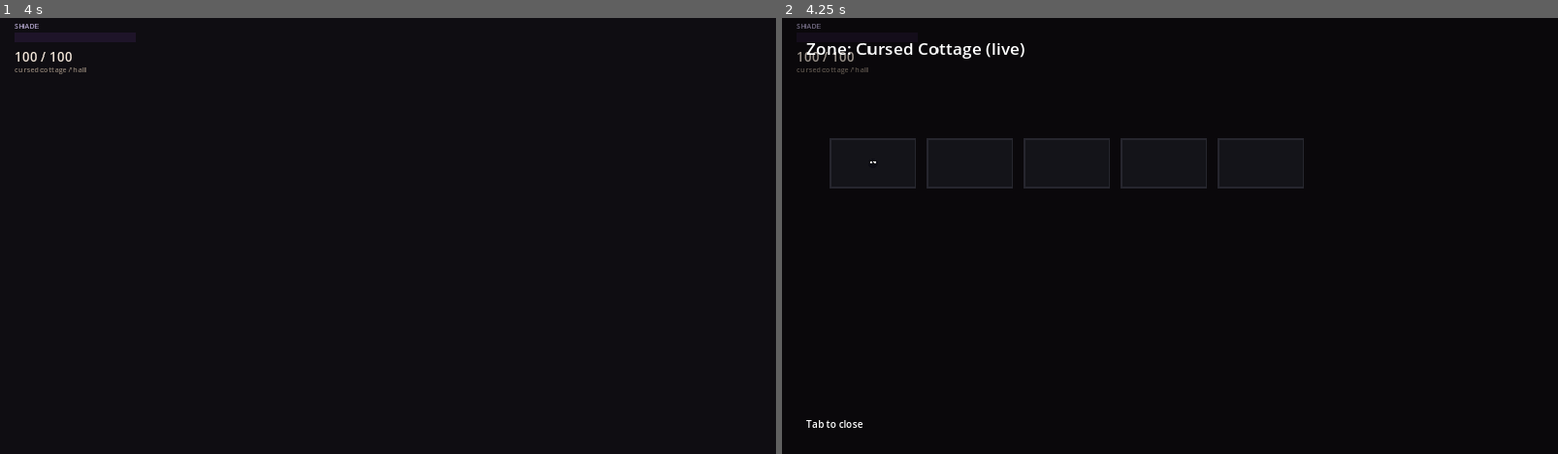
Above: before the commit, frames 1-2 (left to right).
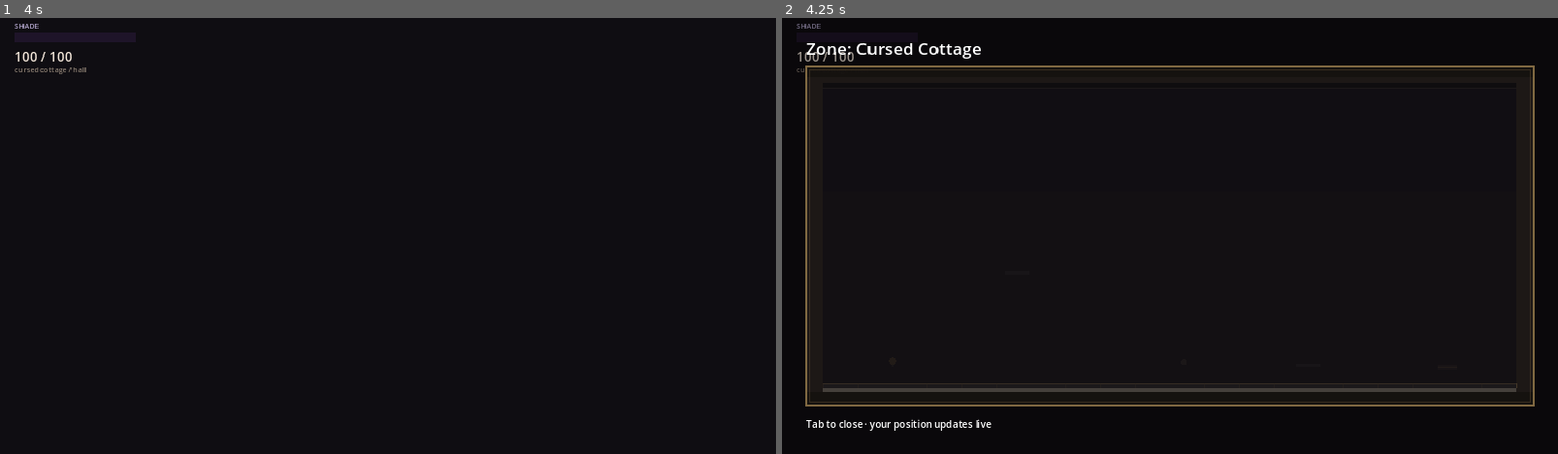
Above: after the commit, the same moments.

Repository: lukezhang2/Eclipseborn
Game: Godot game, scene res://scenes/ui/GameUI.tscn
Two runs of this game, one before a commit and one after it. Both use one fixed random seed, a clock stepped at 60 frames per second and the inputs below. This scene is started directly instead of the project's main scene.
Inputs (mouse positions are in pixels of both pictures, inside the frame that each line leads up to):
- Up to frame 1 (4 s): tap Enter at 0.5, 2, 3.5 s; move the mouse to (558, 214) at 0.52 s; hold D (move_right) 0.53-1.25 s; hold V (pull) 0.53-1.25 s; click (558, 214) at 0.67 s; tap Space (jump) at 0.77, 1.25, 2.75, 3.77 s; drag from (232, 257) to (349, 323) at 1.27 s; move the mouse to (465, 140) at 2.02 s; hold A (move_left) 2.03-2.75 s; hold S (crouch) 2.03-2.75 s; tap V (pull) at 2.3, 3.8 s; drag from (349, 323) to (155, 170) at 2.77 s; move the mouse to (620, 301) at 3.52 s; hold D (move_right) from 3.53 s (still down); hold Down (look_down) from 3.53 s (still down)
- Up to frame 2 (4.25 s): keep holding D (move_right); keep holding Down (look_down); tap Tab (zone_map) at 4.15 s

Frame 1 is identical in both runs. In frame 2, 3.8% of the frame differs, in the area x 3-97%, y 5-95%.

Commit message:
v0.1.9: continuous zone-map panorama with live player icon.
Replace discrete room rectangles with one side-view picture per zone
so Tab map reads as a continuous strip; player silhouette tracks world x/y.

Co-authored-by: lukezhang <lukezhang2@users.noreply.github.com>

Diff:
--- a/scripts/ui/MapDraw.gd
+++ b/scripts/ui/MapDraw.gd
@@ -1,39 +1,244 @@
 extends Control
-## Draws the zone map rectangles; owned by ZoneMap.
-
-var layout: Array = []
+## Continuous side-view zone picture with a live player icon.
+
+
+var zone_id: String = ""
 var discovered: Array = []
-var current_room: String = ""
-
-
-func set_map_data(p_layout: Array, p_discovered: Array, p_current: String) -> void:
-	layout = p_layout
+var world_x_range: Vector2 = Vector2(0, 4000)
+var world_y_range: Vector2 = Vector2(160, 520)
+var landmarks: Array = [] ## {id, x, y?, kind, label}
+var rooms: Array = [] ## {id, x0, x1} for fog
+var player_world: Vector2 = Vector2.ZERO
+var has_player: bool = false
+
+
+func set_picture_data(
+	p_zone: String,
+	p_discovered: Array,
+	p_x_range: Vector2,
+	p_y_range: Vector2,
+	p_landmarks: Array,
+	p_rooms: Array,
+	p_player: Vector2,
+	p_has_player: bool
+) -> void:
+	zone_id = p_zone
 	discovered = p_discovered
-	current_room = p_current
+	world_x_range = p_x_range
+	world_y_range = p_y_range
+	landmarks = p_landmarks
+	rooms = p_rooms
+	player_world = p_player
+	has_player = p_has_player
 	queue_redraw()
 
 
+func _world_to_map(world: Vector2) -> Vector2:
+	var wr := size
+	if wr.x < 8.0 or wr.y < 8.0:
+		return Vector2.ZERO
+	var pad := Vector2(28, 36)
+	var inner := wr - pad * 2.0
+	var nx := 0.0
+	var ny := 0.5
+	if world_x_range.y > world_x_range.x:
+		nx = clampf((world.x - world_x_range.x) / (world_x_range.y - world_x_range.x), 0.0, 1.0)
+	if world_y_range.y > world_y_range.x:
+		ny = clampf((world.y - world_y_range.x) / (world_y_range.y - world_y_range.x), 0.0, 1.0)
+	return pad + Vector2(nx * inner.x, ny * inner.y)
+
+
+func _room_known(id: String) -> bool:
+	return discovered.has(id)
+
+
+func _x_discovered(world_x: float) -> bool:
+	## A vertical strip is known if any discovered room covers that x.
+	if rooms.is_empty():
+		return true
+	for room in rooms:
+		if not _room_known(str(room.get("id", ""))):
+			continue
+		if world_x >= float(room.get("x0", 0)) and world_x <= float(room.get("x1", 0)):
+			return true
+	return false
+
+
 func _draw() -> void:
-	for room in layout:
-		var r: Rect2 = room["rect"]
-		var id: String = room["id"]
-		var known := discovered.has(id)
-		var color := Color(0.25, 0.28, 0.35) if known else Color(0.08, 0.08, 0.1)
-		var border := Color(0.55, 0.45, 0.3) if known else Color(0.15, 0.15, 0.18)
-		draw_rect(r, color, true)
-		draw_rect(r, border, false, 2.0)
+	var wr := size
+	if wr.x < 8.0 or wr.y < 8.0:
+		return
+	_draw_parchment(wr)
+	_draw_continuous_ground(wr)
+	_draw_landmarks()
+	_draw_fog(wr)
+	_draw_frame(wr)
+	if has_player:
+		_draw_player_icon(_world_to_map(player_world))
+
+
+func _draw_parchment(wr: Vector2) -> void:
+	draw_rect(Rect2(Vector2.ZERO, wr), Color(0.12, 0.1, 0.09, 0.92), true)
+	## Soft vignette bands
+	draw_rect(Rect2(0, 0, wr.x, 18), Color(0.06, 0.05, 0.04, 0.55), true)
+	draw_rect(Rect2(0, wr.y - 22, wr.x, 22), Color(0.06, 0.05, 0.04, 0.55), true)
+	## Faint grid of stitch lines (map cloth)
+	var col := Color(0.35, 0.28, 0.2, 0.12)
+	var x := 40.0
+	while x < wr.x - 20.0:
+		draw_line(Vector2(x, 24), Vector2(x, wr.y - 28), col, 1.0)
+		x += 80.0
+
+
+func _draw_continuous_ground(wr: Vector2) -> void:
+	## One unbroken floor ribbon across the zone picture.
+	var left := _world_to_map(Vector2(world_x_range.x, world_y_range.y))
+	var right := _world_to_map(Vector2(world_x_range.y, world_y_range.y))
+	var roof_l := _world_to_map(Vector2(world_x_range.x, world_y_range.x))
+	var floor_y := left.y
+	var roof_y := roof_l.y
+	var span_w := right.x - left.x
+	## Soft depth wash (far wall → mid air) so the strip reads as one scene
+	draw_rect(
+		Rect2(Vector2(left.x, roof_y), Vector2(span_w, floor_y - roof_y)),
+		Color(0.14, 0.12, 0.16, 0.7),
+		true
+	)
+	## Mid-tone band suggests wall height along the whole zone
+	var mid_y := lerpf(roof_y, floor_y, 0.35)
+	draw_rect(
+		Rect2(Vector2(left.x, mid_y), Vector2(span_w, floor_y - mid_y)),
+		Color(0.2, 0.17, 0.15, 0.45),
+		true
+	)
+	## Floor band
+	var floor_h := maxf(14.0, wr.y - floor_y - 28.0)
+	draw_rect(
+		Rect2(Vector2(left.x, floor_y), Vector2(span_w, floor_h)),
+		Color(0.28, 0.26, 0.24, 0.95),
+		true
+	)
+	draw_line(Vector2(left.x, floor_y), Vector2(right.x, floor_y), Color(0.7, 0.58, 0.38, 0.85), 2.5)
+	## Thin roof rail
+	draw_line(Vector2(left.x, roof_y), Vector2(right.x, roof_y), Color(0.45, 0.38, 0.3, 0.5), 1.5)
+	## Path ticks along the floor so travel distance is readable
+	var tick_col := Color(0.55, 0.45, 0.3, 0.35)
+	var wx := world_x_range.x
+	var step := 200.0
+	while wx <= world_x_range.y + 0.1:
+		var tx := _world_to_map(Vector2(wx, world_y_range.y)).x
+		draw_line(Vector2(tx, floor_y), Vector2(tx, floor_y + 8.0), tick_col, 1.0)
+		wx += step
+
+
+func _draw_landmarks() -> void:
+	for lm in landmarks:
+		var id := str(lm.get("id", ""))
+		## Fog/detail keyed by containing room when provided (houses share a street room).
+		var room_key := str(lm.get("room", id))
+		var known := _room_known(room_key) if room_key != "" else true
+		## Always draw a faint silhouette so the map reads as one picture; detail only if known.
+		var wx := float(lm.get("x", 0))
+		var wy := float(lm.get("y", world_y_range.y))
+		var p := _world_to_map(Vector2(wx, wy))
+		var kind := str(lm.get("kind", "mark"))
+		var alpha := 1.0 if known else 0.28
+		match kind:
+			"house":
+				_draw_house_mark(p, alpha)
+			"hatch":
+				_draw_hatch_mark(p, alpha)
+			"tower":
+				_draw_tower_mark(p, alpha)
+			"lamp":
+				_draw_lamp_mark(p, alpha)
+			"platform":
+				_draw_platform_mark(p, alpha)
+			_:
+				_draw_generic_mark(p, alpha)
 		if known:
-			draw_string(
-				ThemeDB.fallback_font,
-				r.position + Vector2(8, 22),
-				id,
-				HORIZONTAL_ALIGNMENT_LEFT,
-				-1,
-				14,
-				Color(0.85, 0.8, 0.7)
-			)
-		if id == current_room:
-			var c := r.get_center()
-			draw_circle(c, 8.0, Color(0.05, 0.05, 0.08))
-			draw_circle(c + Vector2(-3, -2), 2.0, Color(1, 1, 0.95))
-			draw_circle(c + Vector2(3, -2), 2.0, Color(1, 1, 0.95))
+			var label := str(lm.get("label", id))
+			if label != "":
+				draw_string(
+					ThemeDB.fallback_font,
+					p + Vector2(-24, -46),
+					label,
+					HORIZONTAL_ALIGNMENT_LEFT,
+					-1,
+					13,
+					Color(0.88, 0.8, 0.62, 0.95)
+				)
+
+
+func _draw_house_mark(p: Vector2, a: float) -> void:
+	var wall := PackedVector2Array([
+		p + Vector2(-18, 0), p + Vector2(18, 0), p + Vector2(18, -28), p + Vector2(-18, -28)
+	])
+	draw_colored_polygon(wall, Color(0.32, 0.26, 0.22, a))
+	var roof := PackedVector2Array([
+		p + Vector2(-22, -28), p + Vector2(22, -28), p + Vector2(0, -44)
+	])
+	draw_colored_polygon(roof, Color(0.45, 0.22, 0.18, a))
+
+
+func _draw_hatch_mark(p: Vector2, a: float) -> void:
+	draw_rect(Rect2(p + Vector2(-16, -4), Vector2(32, 8)), Color(0.4, 0.35, 0.28, a), true)
+	draw_line(p + Vector2(-16, 0), p + Vector2(16, 0), Color(0.7, 0.55, 0.3, a), 2.0)
+
+
+func _draw_tower_mark(p: Vector2, a: float) -> void:
+	draw_rect(Rect2(p + Vector2(-12, -70), Vector2(24, 70)), Color(0.3, 0.28, 0.26, a), true)
+	draw_circle(p + Vector2(0, -78), 10.0, Color(0.5, 0.42, 0.28, a))
+
+
+func _draw_lamp_mark(p: Vector2, a: float) -> void:
+	draw_circle(p + Vector2(0, -10), 6.0, Color(1.0, 0.75, 0.35, a * 0.85))
+	draw_line(p + Vector2(0, -4), p + Vector2(0, 0), Color(0.5, 0.45, 0.35, a), 2.0)
+
+
+func _draw_platform_mark(p: Vector2, a: float) -> void:
+	draw_rect(Rect2(p + Vector2(-20, -6), Vector2(40, 6)), Color(0.4, 0.38, 0.36, a), true)
+
+
+func _draw_generic_mark(p: Vector2, a: float) -> void:
+	draw_circle(p + Vector2(0, -8), 5.0, Color(0.55, 0.5, 0.4, a))
+
+
+func _draw_fog(wr: Vector2) -> void:
+	## Undiscovered x-spans get a dark veil so the picture still feels whole.
+	if rooms.is_empty():
+		return
+	var pad := 28.0
+	for room in rooms:
+		var id := str(room.get("id", ""))
+		if _room_known(id):
+			continue
+		var x0 := _world_to_map(Vector2(float(room.get("x0", 0)), world_y_range.y)).x
+		var x1 := _world_to_map(Vector2(float(room.get("x1", 0)), world_y_range.y)).x
+		var w := maxf(4.0, x1 - x0)
+		draw_rect(
+			Rect2(Vector2(x0, pad), Vector2(w, wr.y - pad * 2.0)),
+			Color(0.04, 0.035, 0.05, 0.72),
+			true
+		)
+
+
+func _draw_frame(wr: Vector2) -> void:
+	draw_rect(Rect2(Vector2.ZERO, wr), Color(0.55, 0.45, 0.28, 0.9), false, 3.0)
+	draw_rect(Rect2(Vector2(6, 6), wr - Vector2(12, 12)), Color(0.35, 0.28, 0.18, 0.5), false, 1.0)
+
+
+func _draw_player_icon(p: Vector2) -> void:
+	## Shadow spirit: dark body + pale eyes (matches in-game silhouette).
+	var body := PackedVector2Array([
+		p + Vector2(0, -22),
+		p + Vector2(9, -10),
+		p + Vector2(7, 4),
+		p + Vector2(-7, 4),
+		p + Vector2(-9, -10),
+	])
+	draw_colored_polygon(body, Color(0.04, 0.03, 0.06, 1.0))
+	draw_circle(p + Vector2(-3.5, -14), 2.2, Color(0.98, 0.96, 0.9))
+	draw_circle(p + Vector2(3.5, -14), 2.2, Color(0.98, 0.96, 0.9))
+	## Soft halo so it reads on dark fog
+	draw_arc(p + Vector2(0, -8), 16.0, 0.0, TAU, 24, Color(0.95, 0.85, 0.55, 0.35), 1.5)
--- a/scripts/ui/ZoneMap.gd
+++ b/scripts/ui/ZoneMap.gd
@@ -1,23 +1,55 @@
 extends CanvasLayer
-## Tab map of the current zone with player icons. Does not pause the game.
+## Continuous side-view zone picture. Live player icon; does not pause the game.
 
-const ZONE_LAYOUTS := {
-	"cursed_cottage": [
-		{"id": "hall", "rect": Rect2(40, 120, 140, 80)},
-		{"id": "crate", "rect": Rect2(200, 120, 140, 80)},
-		{"id": "pull", "rect": Rect2(360, 120, 140, 80)},
-		{"id": "chest", "rect": Rect2(520, 120, 140, 80)},
-		{"id": "hatch", "rect": Rect2(680, 120, 140, 80)},
-	],
-	"lantern_village": [
-		{"id": "gate", "rect": Rect2(40, 100, 140, 70)},
-		{"id": "street_a", "rect": Rect2(200, 100, 140, 70)},
-		{"id": "street_b", "rect": Rect2(360, 100, 140, 70)},
-		{"id": "square", "rect": Rect2(200, 200, 200, 90)},
-	],
-	"prototype": [
-		{"id": "puzzle", "rect": Rect2(80, 100, 400, 200)},
-	],
+## World-space panorama per zone: floor ribbon + landmarks + fog by room x-spans.
+const ZONE_PICTURES := {
+	"cursed_cottage": {
+		"x_range": Vector2(0, 4000),
+		"y_range": Vector2(180, 500),
+		"rooms": [
+			{"id": "hall", "x0": 0, "x1": 800},
+			{"id": "crate", "x0": 800, "x1": 1600},
+			{"id": "pull", "x0": 1600, "x1": 2400},
+			{"id": "chest", "x0": 2400, "x1": 3200},
+			{"id": "hatch", "x0": 3200, "x1": 4000},
+		],
+		"landmarks": [
+			{"id": "hall", "x": 400, "y": 482, "kind": "lamp", "label": "Hall", "room": "hall"},
+			{"id": "crate", "x": 1120, "y": 382, "kind": "platform", "label": "Crate", "room": "crate"},
+			{"id": "pull", "x": 2080, "y": 482, "kind": "mark", "label": "Pull wall", "room": "pull"},
+			{"id": "chest", "x": 2800, "y": 482, "kind": "platform", "label": "Ledges", "room": "chest"},
+			{"id": "hatch", "x": 3600, "y": 482, "kind": "hatch", "label": "Hatch", "room": "hatch"},
+		],
+	},
+	"lantern_village": {
+		"x_range": Vector2(0, 3200),
+		"y_range": Vector2(160, 520),
+		"rooms": [
+			{"id": "gate", "x0": 50, "x1": 550},
+			{"id": "street_a", "x0": 550, "x1": 1150},
+			{"id": "street_b", "x0": 1150, "x1": 1750},
+			{"id": "square", "x0": 1750, "x1": 2450},
+			{"id": "tower", "x0": 2450, "x1": 3200},
+		],
+		"landmarks": [
+			{"id": "gate", "x": 200, "y": 500, "kind": "lamp", "label": "Gate", "room": "gate"},
+			{"id": "house_keep", "x": 520, "y": 500, "kind": "house", "label": "Lantern Keep", "room": "gate"},
+			{"id": "house_gear", "x": 980, "y": 500, "kind": "house", "label": "Gearwright", "room": "street_a"},
+			{"id": "street_b", "x": 1500, "y": 500, "kind": "lamp", "label": "Street", "room": "street_b"},
+			{"id": "house_inn", "x": 1780, "y": 500, "kind": "house", "label": "Shade Inn", "room": "square"},
+			{"id": "tower", "x": 2900, "y": 500, "kind": "tower", "label": "Clockwork", "room": "tower"},
+		],
+	},
+	"prototype": {
+		"x_range": Vector2(0, 1200),
+		"y_range": Vector2(160, 520),
+		"rooms": [
+			{"id": "puzzle", "x0": 0, "x1": 1200},
+		],
+		"landmarks": [
+			{"id": "puzzle", "x": 600, "y": 500, "kind": "mark", "label": "Puzzle", "room": "puzzle"},
+		],
+	},
 }
 
 @onready var root: Control = $Root
@@ -34,6 +66,9 @@
 	if dim is ColorRect:
 		(dim as ColorRect).color = Color(0, 0, 0, 0.35)
 		(dim as ColorRect).mouse_filter = Control.MOUSE_FILTER_IGNORE
+	var hint := root.get_node_or_null("Hint")
+	if hint is Label:
+		(hint as Label).text = "Tab to close · your position updates live"
 
 
 func _process(_delta: float) -> void:
@@ -56,7 +91,7 @@
 
 func open() -> void:
 	root.visible = true
-	title.text = "Zone: %s (live)" % GameState.current_zone_id.replace("_", " ").capitalize()
+	title.text = "Zone: %s" % GameState.current_zone_id.replace("_", " ").capitalize()
 	_refresh_map()
 
 
@@ -66,8 +101,51 @@
 
 func _refresh_map() -> void:
 	var zone := GameState.current_zone_id
-	var layout: Array = ZONE_LAYOUTS.get(zone, [])
 	var discovered: Array = GameState.discovered_rooms.get(zone, [])
-	if not draw_area.has_method("set_map_data"):
+	var picture: Dictionary = ZONE_PICTURES.get(zone, {})
+	if picture.is_empty():
+		picture = _fallback_picture(zone)
+
+	var x_range: Vector2 = picture.get("x_range", Vector2(GameState.map_min_x, GameState.map_max_x))
+	var y_range: Vector2 = picture.get("y_range", Vector2(160, 520))
+	var landmarks: Array = picture.get("landmarks", [])
+	var rooms: Array = picture.get("rooms", [])
+
+	var player_pos := Vector2.ZERO
+	var has_player := false
+	if GameState.player != null and is_instance_valid(GameState.player):
+		player_pos = (GameState.player as Node2D).global_position
+		has_player = true
+	elif GameState.last_position != Vector2.ZERO:
+		player_pos = GameState.last_position
+		has_player = true
+
+	if not draw_area.has_method("set_picture_data"):
 		draw_area.set_script(preload("res://scripts/ui/MapDraw.gd"))
-	draw_area.set_map_data(layout, discovered, GameState.current_room_id)
+	draw_area.set_picture_data(
+		zone,
+		discovered,
+		x_range,
+		y_range,
+		landmarks,
+		rooms,
+		player_pos,
+		has_player
+	)
+
+
+func _fallback_picture(zone: String) -> Dictionary:
+	## House interiors and unknown zones: one continuous strip from live map bounds.
+	var x0 := GameState.map_min_x
+	var x1 := maxf(GameState.map_max_x, x0 + 200.0)
+	var room_id := GameState.current_room_id if GameState.current_room_id != "" else "interior"
+	var mid_x := (x0 + x1) * 0.5
+	var label := zone.replace("_", " ").capitalize()
+	return {
+		"x_range": Vector2(x0 - 20.0, x1 + 20.0),
+		"y_range": Vector2(160, 520),
+		"rooms": [{"id": room_id, "x0": x0, "x1": x1}],
+		"landmarks": [
+			{"id": room_id, "x": mid_x, "y": 500, "kind": "house", "label": label, "room": room_id},
+		],
+	}
Not shown, changed: AI planning.md
